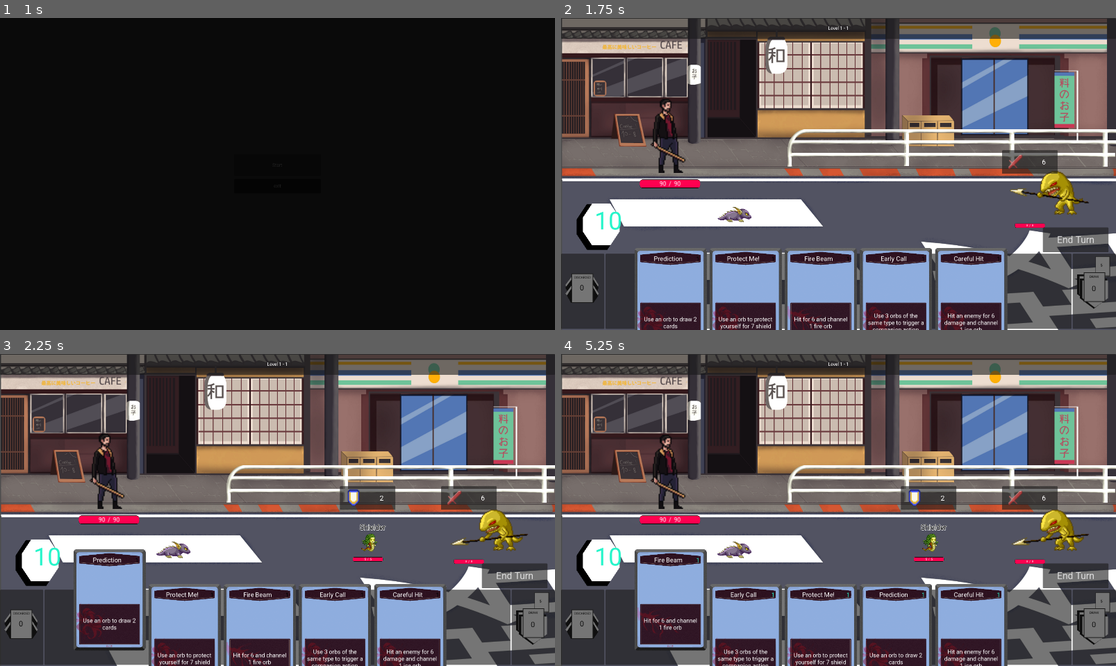
Above: before the commit, frames 1-4 (two rows, left to right).
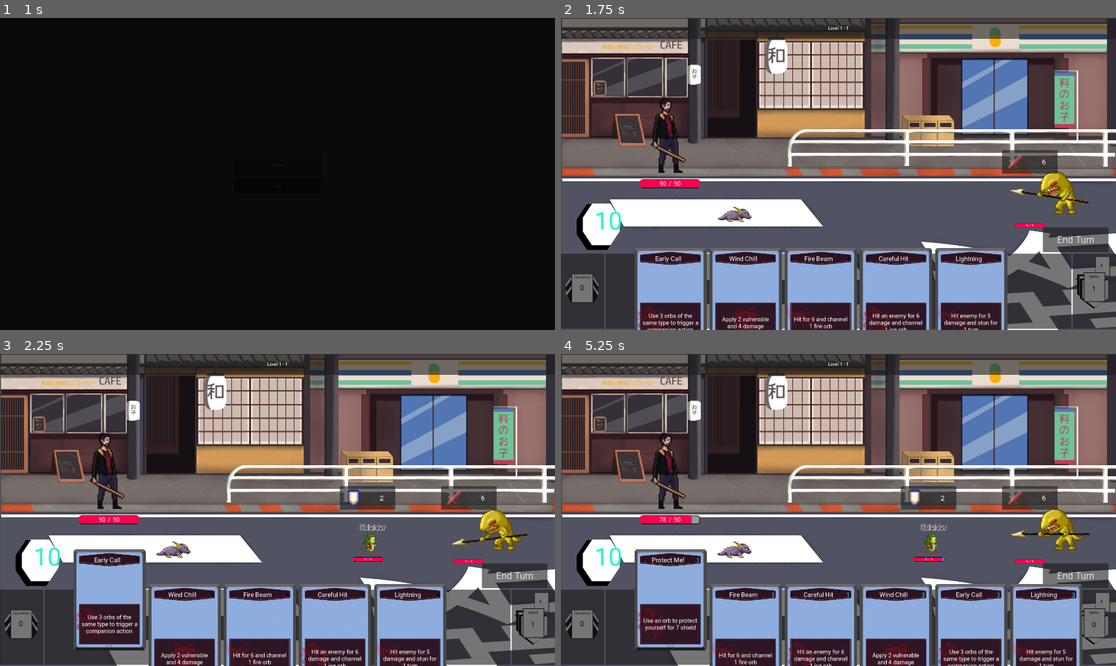
Above: after the commit, the same moments.

Repository: Leosten/card-game
Game: Godot game, scene res://main.tscn
Two runs of this game, one before a commit and one after it. Both use one fixed random seed, a clock stepped at 60 frames per second and the inputs below.
Inputs (mouse positions are in pixels of both pictures, inside the frame that each line leads up to):
- Up to frame 1 (1 s): click "Start" at 0.5 s
- Up to frame 2 (1.75 s): click "End Turn" at 1.25 s
- Up to frame 3 (2.25 s): click (111, 634) at 2.02 s
- Up to frame 4 (5.25 s): click "End Turn" at 2.75 s; click "End Turn" at 3.5 s; move the mouse to (1027, 544) at 4.27 s; click (1027, 544) at 4.42 s; click (672, 634) at 5.02 s

Frame 1 is identical in both runs. In frame 2, 1.3% of the frame differs, in the area x 14-98%, y 76-100%; in frame 3, 1.4%; in frame 4, 5.6%, in the area x 13-98%, y 25-100%.
Error before the commit: Invalid access to property or key 'status_effects' on a base object of type 'Resource (monster_res_1.gd)'. (res://Utils/status_utils.gd:34)

Commit message:
status manager and cycle functional state

Diff:
--- a/Manager/action_manager.gd
+++ b/Manager/action_manager.gd
@@ -123,9 +123,12 @@
 	for monster in battle_state.level_monsters:
 		check_for_death(monster, battle_state)
 
-func end_turn_statuses_cycles(battle_state: BattleState):
+func end_turn_status_cycle(battle_state: BattleState):
+	for monster in battle_state.level_monsters:
+		monster.status_manager.trigger_turn_end()
 	battle_state.player_stats.status_manager.trigger_turn_end()
-	pass
 
-func start_turn_statuses_cycles(battle_state: BattleState):
-	pass
+func start_turn_status_cycle(battle_state: BattleState):
+	for monster in battle_state.level_monsters:
+		monster.status_manager.trigger_turn_start()
+	battle_state.player_stats.status_manager.trigger_turn_start()
--- a/Manager/card_animation_manager.gd
+++ b/Manager/card_animation_manager.gd
@@ -41,7 +41,7 @@
 
 func use_card_animation(card : Card):
 	var target_position = Vector2(hud_size.size.x / 2, 0 - hud_size.size.y / 2)
-	print("target position ", hud_size.size.x , " ", hud_size.size.y)
+	#print("target position ", hud_size.size.x , " ", hud_size.size.y)
 	if card.active_tween:
 		card.active_tween.kill()
 	card.active_tween = card.create_tween().set_trans(Tween.TRANS_LINEAR)
--- a/Manager/character_manager.gd
+++ b/Manager/character_manager.gd
@@ -35,7 +35,8 @@
 			print("Character number 0 starting deck")
 			#return ["beam","beam","beam","beam", "defend","defend","defend", "defend","wind_chill","wind_chill","lightning","lightning"]
 			#return ["beam",  "defend", "wind_chill", "lightning", "heal", "fire_beam", "early_call", "prediction", "protect_me", "careful_hit"]
-			return ["fire_beam", "early_call", "prediction", "protect_me", "careful_hit"]
+			#return ["fire_beam", "early_call", "prediction", "protect_me", "careful_hit"]
+			return ["fire_beam", "early_call", "wind_chill", "protect_me", "careful_hit","lightning"]
 func _get_starting_stats(char_id):
 	match char_id:
 		0:
--- a/Manager/status_manager.gd
+++ b/Manager/status_manager.gd
@@ -19,6 +19,8 @@
 			if new_status:
 				new_status.effect_changed.connect(_on_status_changed.bind(new_status))
 				_statuses[status.type] = new_status
+		print("status applied")
+		print( "current statuses : ", _statuses)
 		statuses_updated.emit()
 
 func _create_status_instance(status_name: StatusUtils.names, stacks: int) -> Status:
--- a/Resources/Cards/0/heal.tres
+++ b/Resources/Cards/0/heal.tres
@@ -13,12 +13,9 @@
 heal = 8
 shield = null
 actions = null
-status_effects = null
-buffs = null
-description = "Use one orb to heals for {heal} pointss"
+description = "Use one orb to heals for {heal} points"
 cost = 3
 allowed_targets = null
-drawable = null
 magic_type = null
 tier = null
 type = 2
--- a/Resources/Cards/0/lightning.gd
+++ b/Resources/Cards/0/lightning.gd
@@ -2,5 +2,5 @@
 
 func _init():
 	actions = [CardUtils.action_type.DAMAGE, CardUtils.action_type.STATUS_EFFECTS]
-	status_effects = []
+	status_effects = [CardStatus.new(StatusUtils.names.STUN, 0)]
 	allowed_targets = [CardUtils.targets.ENEMY]
--- a/Resources/Statuses/stun_status.gd
+++ b/Resources/Statuses/stun_status.gd
@@ -5,5 +5,5 @@
 	super(target_entity, 0)
 	type = StatusUtils.names.STUN
 
-func on_turn_end() -> void:
+func on_turn_start() -> void:
 	stacks = 0
--- a/Utils/status_utils.gd
+++ b/Utils/status_utils.gd
@@ -31,6 +31,6 @@
 	return damage_value
 
 static func action_possible(target : Targetable) -> bool:
-	if target.status_effects.has(StatusUtils.names.STUN):
+	if target.status_manager.get_statuses().has(StatusUtils.names.STUN):
 		return false
 	return true
--- a/View/Battle/character_stats_window.gd
+++ b/View/Battle/character_stats_window.gd
@@ -32,7 +32,8 @@
 	if statuses.is_empty():
 		return
 
-	for status in statuses:
+	for status : Status in statuses.values():
+		print("status: " ,status)
 		var icon = GameManager.ui_manager.get_icon_scene(status)
 		icon.set_stacks(status.stacks)
 		$VBoxContainer/BuffsGrid.add_child(icon)
--- a/View/Cards/card.gd
+++ b/View/Cards/card.gd
@@ -11,7 +11,7 @@
 @onready var cost_label: Label = $%ManaCost
 @onready var portrait: TextureRect = $%Portrait
 @onready var description_label: RichTextLabel = $%Description
-@onready var card_type_label: Label = $%CardType
+#@onready var card_type_label: Label = $%CardType
 
 var hover_size : int = 120
 var hovering : bool = false
--- a/View/UI/icons/icon_template.gd
+++ b/View/UI/icons/icon_template.gd
@@ -5,5 +5,5 @@
 func set_icon(icon : Texture2D):
 	$IconTexture.texture = icon
 
-func set_stacks(status: Status):
-	$Quantity.text = str(status.stacks)
+func set_stacks(stacks):
+	$Quantity.text = str(stacks)
--- a/battle.gd
+++ b/battle.gd
@@ -116,7 +116,7 @@
 
 func on_monster_clicked(monster_data : MonsterData):
 	if (card_clicked != null):
-		print("card used on enemy")
+		#print("card used on enemy")
 		action_manager.use_card_on_enemy(card_clicked, battle_state, monster_data)
 		card_clicked = null
 
@@ -153,13 +153,14 @@
 
 func _on_end_turn_button_pressed() -> void:
 	card_hand_hud.end_turn()
+	action_manager.end_turn_status_cycle(battle_state)
 	await battle_animation_manager.short_pause()
 	enemy_turn = true
 	await launch_enemy_turn()
 	battle_state.replenish_player_mana()
 	update_player_mana()
-	#action_manager.cycle_statuses(battle_state.player_stats)
 	card_hand_hud.new_turn()
+	action_manager.start_turn_status_cycle(battle_state)
 	enemy_turn = false
 
 func victory():
